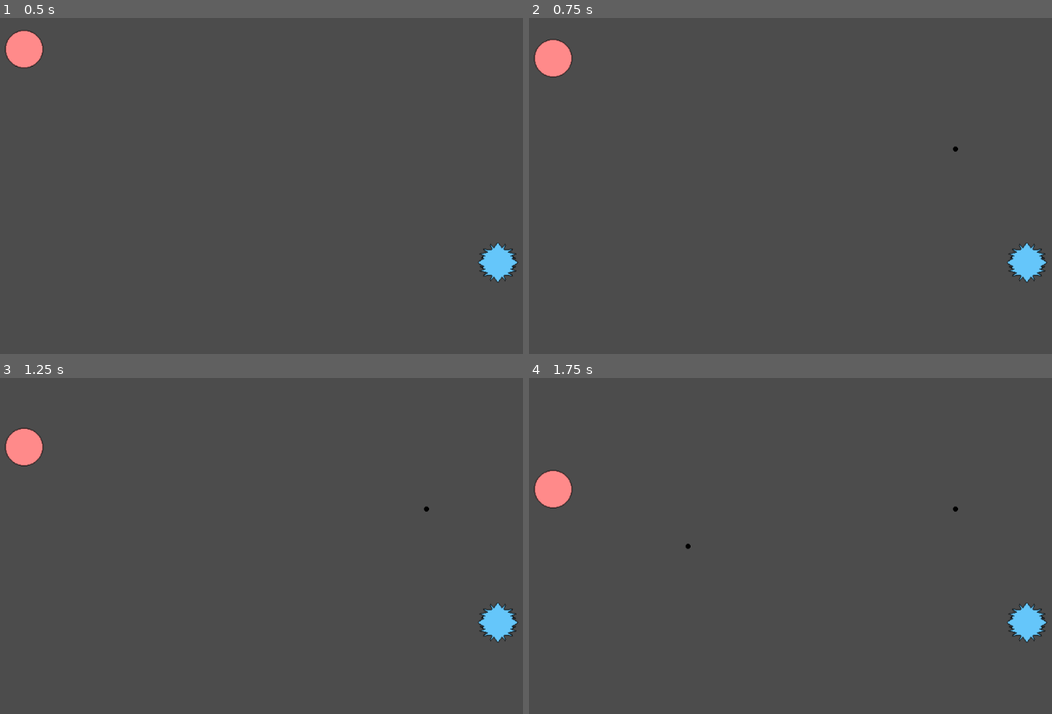
Above: before the commit, frames 1-4 (two rows, left to right).
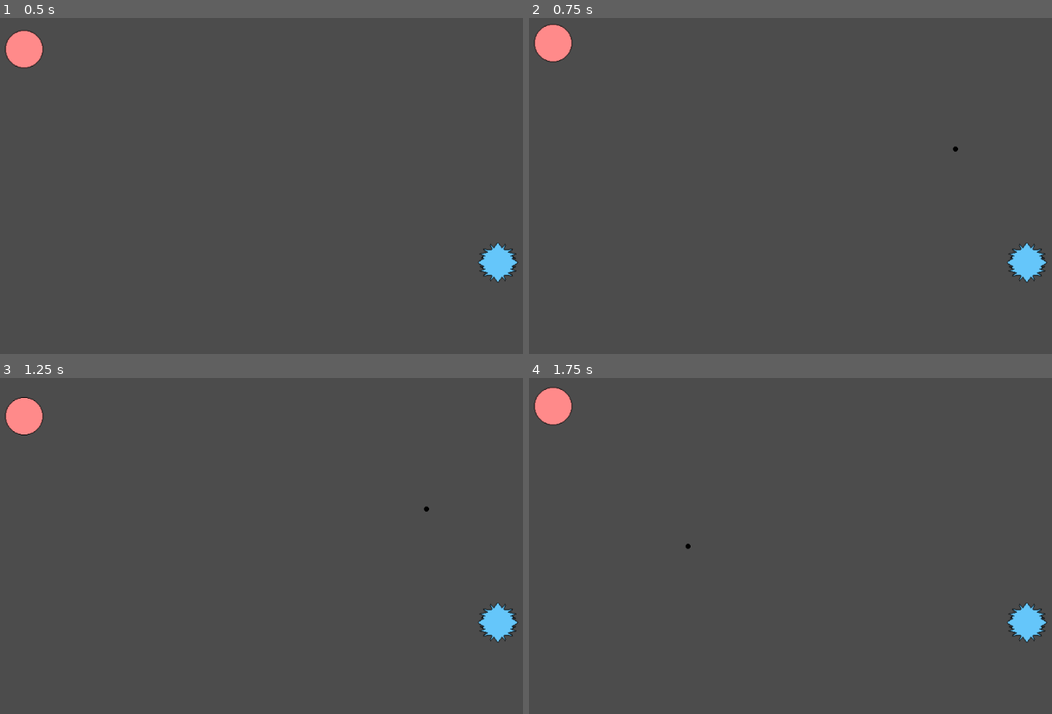
Above: after the commit, the same moments.

Repository: Sky84/LineRIderLike
Game: Godot game, scene res://Game.tscn
The game is run twice, just before and just after one commit, with the same random seed, the same clock (stepped at 60 frames per second) and the same inputs. The project has no main scene, so this scene is started directly.
Inputs (mouse positions are in pixels of both pictures, inside the frame that each line leads up to):
- Up to frame 1 (0.5 s): no input
- Up to frame 2 (0.75 s): move the mouse to (957, 149) at 0.52 s; hold R from 0.53 s (still down); click (957, 149) at 0.67 s
- Up to frame 3 (1.25 s): keep holding R
- Up to frame 4 (1.75 s): move the mouse to (685, 546) at 1.27 s; release R at 1.28 s; tap R at 1.35 s; click (685, 546) at 1.42 s

Frame 1 is identical in both runs. In frame 2, 0.7% of the frame differs, in the area x 0-9%, y 1-18%; in frame 3, 1.2%; in frame 4, 1.3%, in the area x 0-83%, y 2-40%.

Commit message:
feat collision for points

Diff:
--- a/Game.tscn
+++ b/Game.tscn
@@ -12,3 +12,5 @@
 
 [node name="Objective" parent="." instance=ExtResource( 2 )]
 position = Vector2( 851.851, 452.663 )
+
+[node name="TerrainStaticBody2D" type="StaticBody2D" parent="."]
--- a/LineController.gd
+++ b/LineController.gd
@@ -3,9 +3,9 @@
 var mouse_left_down: bool = false;
 var radiusPoint = 4;
 
-var draws = [];
+var draws = {};
 var collisionsShapes = [];
-var currentCollisionsShapes = {};
+onready var currentStaticBody: StaticBody2D = $TerrainStaticBody2D;
 
 func _input(event:InputEvent):
 	if event is InputEventMouseButton:
@@ -13,15 +13,34 @@
 			mouse_left_down = true;
 		elif event.button_index == 1 and !event.is_pressed():
 			mouse_left_down = false;
+	elif Input.is_key_pressed(KEY_R):
+		get_tree().reload_current_scene();
+
+func _update_collision(point1:Vector2, point2:Vector2):
+	# Créer une shape2D
+	var segment = SegmentShape2D.new()
+	segment.a = point1 # Début du segment
+	segment.b = point2 # fin du segment
+
+	# Créer le collision shape
+	var collision_shape = CollisionShape2D.new()
+	collision_shape.shape = segment
+	currentStaticBody.add_child(collision_shape);
 
 func _process(delta):
 	if mouse_left_down:
-		draws.append({
+		var current_point = {
 			"position": get_global_mouse_position(),
-			"radius":radiusPoint
-		});
+			"radius": radiusPoint,
+			"id": draws.size()
+		};
+		draws[current_point.id] = current_point;
+		if current_point.id - 1 in draws:
+			var previous_point = draws[current_point.id - 1];
+			_update_collision(previous_point.position, current_point.position);
 		update();
 
 func _draw():
-	for draw in draws:
+	for key in draws:
+		var draw = draws[key];
 		draw_circle(draw.position, draw.radius, Color.black);
